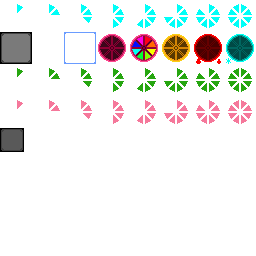
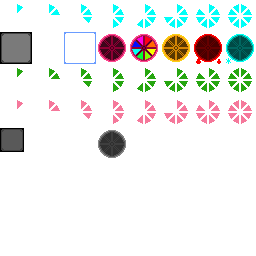
Layered file, before and after one edit (256x256). Changes by layer:
painted on "HUD.png" over [98, 130, 126, 158]
